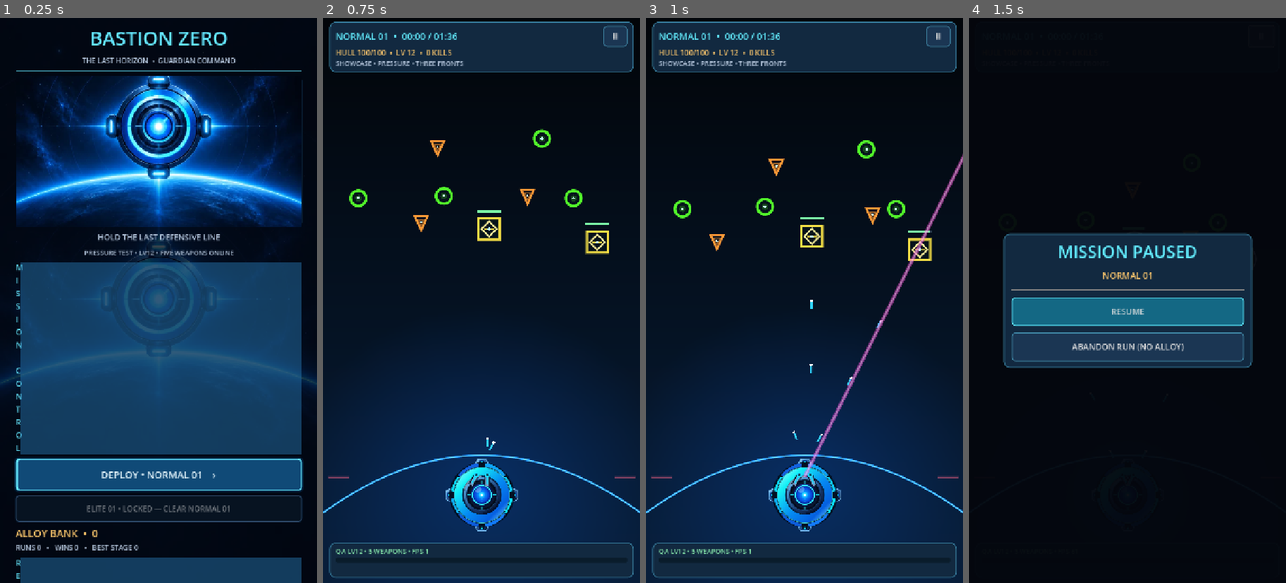
Above: before the commit, frames 1-4 (left to right).
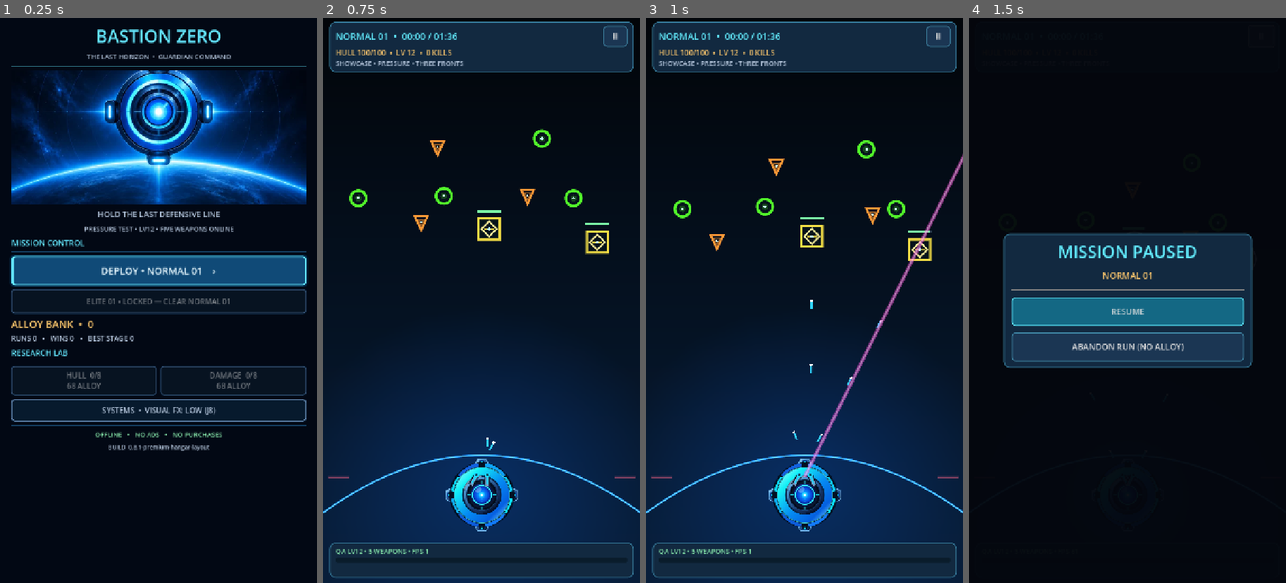
Above: after the commit, the same moments.

Repository: dante-souza/bastion_zero
Game: Godot game, scene res://scenes/main.tscn
The game is run twice, just before and just after one commit, with the same random seed, the same clock (stepped at 60 frames per second) and the same inputs.
Inputs:
- Up to frame 1 (0.25 s): no input
- Up to frame 2 (0.75 s): click "DEPLOY • NORMAL 01 ›" at 0.5 s
- Up to frame 3 (1 s): no input
- Up to frame 4 (1.5 s): click "II" at 1.25 s

The runs differ from the first frame. In frame 1, 60% of the frame differs, in the area x 0-100%, y 2-100%; in frame 2, nothing differs; in frame 3, nothing differs; in frame 4, nothing differs.

Commit message:
fix(hangar): eliminate J8 giant section panels and duplicate artwork

Diff:
--- a/scripts/game_catalog.gd
+++ b/scripts/game_catalog.gd
@@ -2,7 +2,7 @@
 extends RefCounted
 
 ## Bastion Zero's original combat balance; no third-party game resources.
-const GAME_VERSION := "0.8.0-premium-horizon"
+const GAME_VERSION := "0.8.1-premium-hangar-layout"
 ## Phase F: temporary stress showcase on NORMAL 01 only. Not production balance.
 const STAGE_ONE_SHOWCASE := true
 const SHOWCASE_START_LEVEL := 12
--- a/scripts/hangar_view.gd
+++ b/scripts/hangar_view.gd
@@ -35,16 +35,8 @@
     color = Color("#020814")
     mouse_filter = Control.MOUSE_FILTER_STOP
     set_anchors_and_offsets_preset(Control.PRESET_FULL_RECT)
-    if ResourceLoader.exists(PREMIUM_BACKGROUND_PATH):
-        var bg := TextureRect.new()
-        bg.name = "PremiumBackdrop"
-        bg.texture = load(PREMIUM_BACKGROUND_PATH) as Texture2D
-        bg.set_anchors_and_offsets_preset(Control.PRESET_FULL_RECT)
-        bg.expand_mode = TextureRect.EXPAND_IGNORE_SIZE
-        bg.stretch_mode = TextureRect.STRETCH_KEEP_ASPECT_COVERED
-        bg.modulate.a = 0.23
-        bg.mouse_filter = Control.MOUSE_FILTER_IGNORE
-        add_child(bg)
+    # The old background repeated the Guardian behind the deploy controls.
+    # Show the approved image once, inside HorizonHero: cleaner and cheaper.
     _build()
 
 
@@ -55,28 +47,26 @@
     scroll.horizontal_scroll_mode = ScrollContainer.SCROLL_MODE_DISABLED
     add_child(scroll)
 
-    var centered := CenterContainer.new()
-    centered.size_flags_horizontal = Control.SIZE_EXPAND_FILL
-    centered.custom_minimum_size = Vector2(720.0, 1220.0)
-    scroll.add_child(centered)
-
+    # Content-driven scrolling: never impose a 720x1220 CenterContainer
+    # that overflows the portrait J8 viewport.
     var margin := MarginContainer.new()
-    margin.custom_minimum_size.x = 666.0
-    margin.add_theme_constant_override("margin_left", 8)
-    margin.add_theme_constant_override("margin_right", 8)
-    margin.add_theme_constant_override("margin_top", 15)
-    margin.add_theme_constant_override("margin_bottom", 15)
-    centered.add_child(margin)
+    margin.name = "HangarMargins"
+    margin.size_flags_horizontal = Control.SIZE_EXPAND_FILL
+    margin.add_theme_constant_override("margin_left", 25)
+    margin.add_theme_constant_override("margin_right", 25)
+    margin.add_theme_constant_override("margin_top", 12)
+    margin.add_theme_constant_override("margin_bottom", 20)
+    scroll.add_child(margin)
 
     var stack := VBoxContainer.new()
     stack.name = "HangarContent"
-    stack.add_theme_constant_override("separation", 11)
+    stack.add_theme_constant_override("separation", 9)
     margin.add_child(stack)
 
-    var header := _text("BASTION ZERO", 44, CYAN, true)
+    var header := _text("BASTION ZERO", 40, CYAN, true)
     header.name = "HangarTitle"
     stack.add_child(header)
-    stack.add_child(_text("THE LAST HORIZON  •  GUARDIAN COMMAND", 16, PALE, true))
+    stack.add_child(_text("THE LAST HORIZON  •  GUARDIAN COMMAND", 15, PALE, true))
     stack.add_child(_rule(CYAN))
 
     var hero := PanelContainer.new()
@@ -94,7 +84,7 @@
     art.texture = load(branded_hero_path()) as Texture2D
     art.expand_mode = TextureRect.EXPAND_IGNORE_SIZE
     art.stretch_mode = TextureRect.STRETCH_KEEP_ASPECT_COVERED
-    art.custom_minimum_size = Vector2(620, 342)
+    art.custom_minimum_size = Vector2(620, 305)
     art.mouse_filter = Control.MOUSE_FILTER_IGNORE
     hero.add_child(art)
 
@@ -103,12 +93,12 @@
     stack.add_child(_text(showcase_title, 15, PALE, true))
 
     stack.add_child(_section("MISSION CONTROL"))
-    var normal := _button("DEPLOY • NORMAL 01    ›", true, 72.0)
+    var normal := _button("DEPLOY • NORMAL 01    ›", true, 66.0)
     normal.name = "DeployNormal"
     normal.pressed.connect(func() -> void: deploy_requested.emit(1))
     stack.add_child(normal)
 
-    var elite := _button("DEPLOY • ELITE 01", false, 60.0)
+    var elite := _button("DEPLOY • ELITE 01", false, 55.0)
     elite.name = "DeployElite"
     elite.disabled = int(record.get("stage_unlocked", 1)) < 2
     if elite.disabled:
@@ -144,7 +134,7 @@
         var label: String = "HULL" if kind == "hull" else "DAMAGE"
         var cost_label: String = "MAX" if cost < 0 else "%d ALLOY" % cost
         var btn := _button("%s  %d/%d\n%s" % [
-            label, rank, GameCatalog.META_CAP, cost_label], false, 71.0)
+            label, rank, GameCatalog.META_CAP, cost_label], false, 66.0)
         btn.name = "Research" + kind.capitalize()
         btn.size_flags_horizontal = Control.SIZE_EXPAND_FILL
         btn.disabled = cost < 0 or int(record.get("bank", 0)) < cost
@@ -154,7 +144,7 @@
     var settings := _button(
         "SYSTEMS  •  VISUAL FX: LOW (J8)" if bool(record.get("low_fx", true)) else
         "SYSTEMS  •  VISUAL FX: FULL",
-        false, 54.0)
+        false, 50.0)
     settings.name = "VisualFx"
     settings.pressed.connect(func() -> void: fx_requested.emit())
     stack.add_child(settings)
@@ -164,22 +154,28 @@
     stack.add_child(_text("BUILD  %s" % GameCatalog.GAME_VERSION, 13, PALE, true))
 
 
-func _section(title: String) -> HBoxContainer:
-    var row := HBoxContainer.new()
-    row.name = "MissionControlHeading" if title == "MISSION CONTROL" else "ResearchLabHeading"
-    row.add_theme_constant_override("separation", 10)
-    var name_label := _text(title, 18, CYAN)
-    row.add_child(name_label)
-    var rule := _rule(BORDER)
-    rule.size_flags_horizontal = Control.SIZE_EXPAND_FILL
-    row.add_child(rule)
-    return row
+## A label beside a horizontally expanding ColorRect in an HBox can shrink
+## to one-character width and make its divider hundreds of pixels tall.
+func _section(title: String) -> VBoxContainer:
+    var section := VBoxContainer.new()
+    section.name = "MissionControlHeading" if title == "MISSION CONTROL" else "ResearchLabHeading"
+    section.size_flags_horizontal = Control.SIZE_EXPAND_FILL
+    section.add_theme_constant_override("separation", 5)
+    var heading := _text(title, 18, CYAN)
+    heading.name = "SectionLabel"
+    heading.autowrap_mode = TextServer.AUTOWRAP_OFF
+    section.add_child(heading)
+    section.add_child(_rule(BORDER))
+    return section
 
 
 func _rule(tint: Color) -> ColorRect:
     var line := ColorRect.new()
+    line.name = "Hairline"
     line.color = Color(tint.r, tint.g, tint.b, 0.48)
-    line.custom_minimum_size.y = 1
+    line.custom_minimum_size.y = 2
+    line.size_flags_horizontal = Control.SIZE_FILL
+    line.size_flags_vertical = Control.SIZE_SHRINK_CENTER
     line.mouse_filter = Control.MOUSE_FILTER_IGNORE
     return line
 
--- a/tests/test_smoke.gd
+++ b/tests/test_smoke.gd
@@ -421,9 +421,24 @@
     var hangar_view: HangarView = game.get("modal") as HangarView
     _expect(hangar_view != null, "Phase G uses dedicated Last Horizon Hangar")
     if hangar_view != null:
-        _expect(hangar_view.find_child("MissionControlHeading", true, false) != null
-            and hangar_view.find_child("ResearchLabHeading", true, false) != null,
-            "premium Hangar section headings retain hierarchy")
+        var mission: VBoxContainer = hangar_view.find_child("MissionControlHeading", true, false) as VBoxContainer
+        var research_heading: VBoxContainer = hangar_view.find_child("ResearchLabHeading", true, false) as VBoxContainer
+        _expect(mission != null and research_heading != null,
+            "Hangar section titles stack vertically rather than sharing stretchable HBox rows")
+        if mission != null and research_heading != null:
+            for section in [mission, research_heading]:
+                var heading: Label = section.find_child("SectionLabel", true, false) as Label
+                var hairline: ColorRect = section.find_child("Hairline", true, false) as ColorRect
+                _expect(heading != null and hairline != null,
+                    "Each heading has a dedicated fixed-height divider")
+                if heading != null and hairline != null:
+                    _expect(heading.autowrap_mode == TextServer.AUTOWRAP_OFF
+                        and hairline.custom_minimum_size.y <= 2.0
+                        and hairline.size_flags_vertical == Control.SIZE_SHRINK_CENTER,
+                        "Hangar headings cannot turn into vertical letters or huge blue blocks")
+        _expect(hangar_view.find_child("PremiumBackdrop", true, false) == null
+            and hangar_view.find_child("HangarMargins", true, false) != null,
+            "Hangar uses one Guardian hero and content-driven portrait scrolling")
         var hero_art: TextureRect = hangar_view.find_child("HorizonArtwork", true, false) as TextureRect
         _expect(hero_art != null and hero_art.texture != null,
             "Hangar shows real Guardian/Horizon hero illustration")
@@ -447,7 +462,7 @@
         for label_node in hangar_view.find_children("*", "Label", true, false):
             if String((label_node as Label).text) == "BUILD  " + GameCatalog.GAME_VERSION:
                 build_label_visible = true
-        _expect(GameCatalog.GAME_VERSION.begins_with("0.8.0") and build_label_visible,
+        _expect(GameCatalog.GAME_VERSION.begins_with("0.8.1") and build_label_visible,
             "Hangar footer displays current Phase G patch version")
     var deploy: Button
     for node in game.find_children("*", "Button", true, false):
Not shown, changed: export_presets.cfg
Not shown, changed: README.md
Not shown, changed: docs/VISUAL-PHASE-H.md
